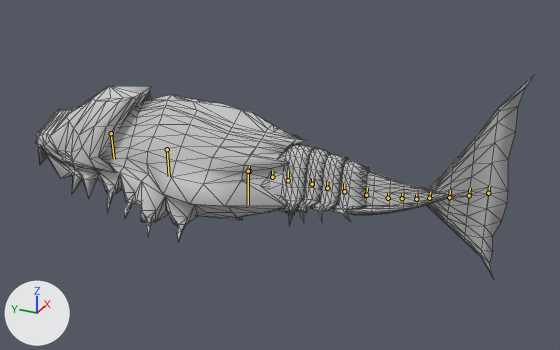
What one commit did to the FBX model Models/FBX/fishTailAnimation.FBX.
Both versions are drawn from a 50 mm camera at (-33.6, -14.5, 17.7) aimed at (1.1, 1.1, 0.4). The lights are fixed; the arrows at lower left show +X, +Y and +Z. Both versions are drawn at frame 60 of the action 'Take 001'; the numbers are the values there. The bones that bend it are drawn over the model as lines. Mesh edges are drawn as thin lines.
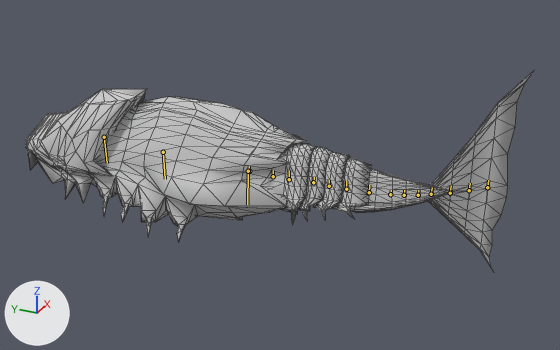
Pixel boxes [x1, y1, x2, y2] of what changed, in the pictures (560 x 350 px):
'Box003', posed: before [35, 76, 534, 278]; after [26, 72, 533, 272]
bone 'Bone015', root to tip: before (248, 171) to (248, 204); after (248, 171) to (247, 204)
bone 'frontBody', root to tip: before (167, 149) to (169, 176); after (163, 152) to (165, 179)

The change in detail:
Bone 'tail1' (bone_tail1) turns from (0, -7, 0) to (0, -4, 0) degrees about its own x, y and z.
Bone 'Bone015' (bone_bone015) turns from (0, -2, 0) to (0, -4, 0) degrees about its own x, y and z.
Bone 'frontBody' (bone_frontbody) moves from (0.0, 0.0, 3.0) to (0.0, 0.0, 0.0).
Bone 'frontBody' (bone_frontbody) turns from (0, 4, 0) to (0, 6, 0) degrees about its own x, y and z.
